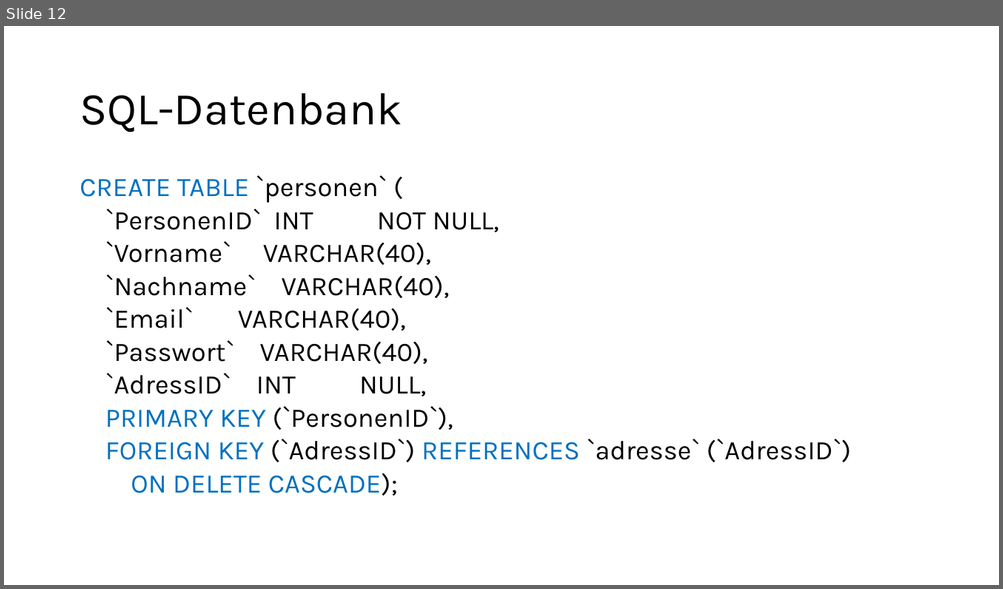
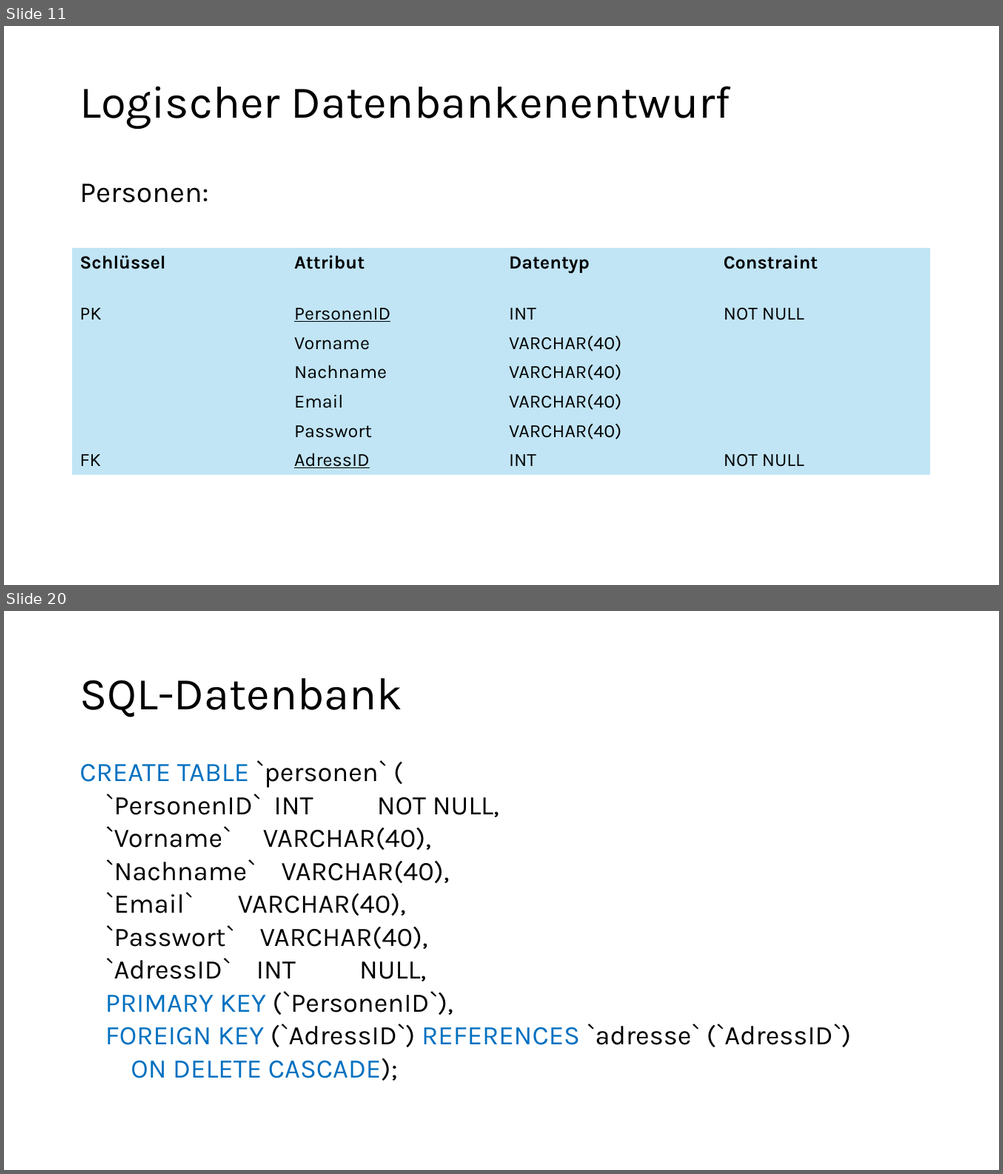
Before and after one commit to mi-0110/datenbanken-bib, a slide deck: BibPräsi.pptx. Shown one above the other, each under a label of ours: slide 12 before the commit, slides 11 and 20 after it; the slides between them are not shown. The pictures are 1003x589 and 1003x1174 pixels, drawn with LibreOffice and Linux fonts; fonts in the diff are those of the drawing. Boxes give left, top, right and bottom in pixels: in the first picture for what was removed or moved away, otherwise in the second. Text is boxed around its words. In the diff, an @@ line names an element or a change of style, - is before the commit and + after.

```diff
--- a/BibPräsi.pptx
+++ b/BibPräsi.pptx
@@ slide 11 added at (x1=4, y1=26, x2=999, y2=585), background #FFFFFF @@
@@ title added at (x1=79, y1=86, x2=731, y2=203), 44 pt, text #000000 @@
+Logischer Datenbankenentwurf
+Personen:
@@ table added at (x1=73, y1=248, x2=932, y2=480), 7 rows, 4 columns @@
+Schlüssel | Attribut | Datentyp | Constraint
+PK | PersonenID | INT | NOT NULL
+ | Vorname | VARCHAR(40) | 
+ | Nachname | VARCHAR(40) | 
+ | Email | VARCHAR(40) | 
+ | Passwort | VARCHAR(40) | 
+FK | AdressID | INT | NOT NULL
@@ what was slide 12 is now slide 20 @@
```
Also in this commit, not shown: 10 other slides added, 1 slide removed, 2 other files.
